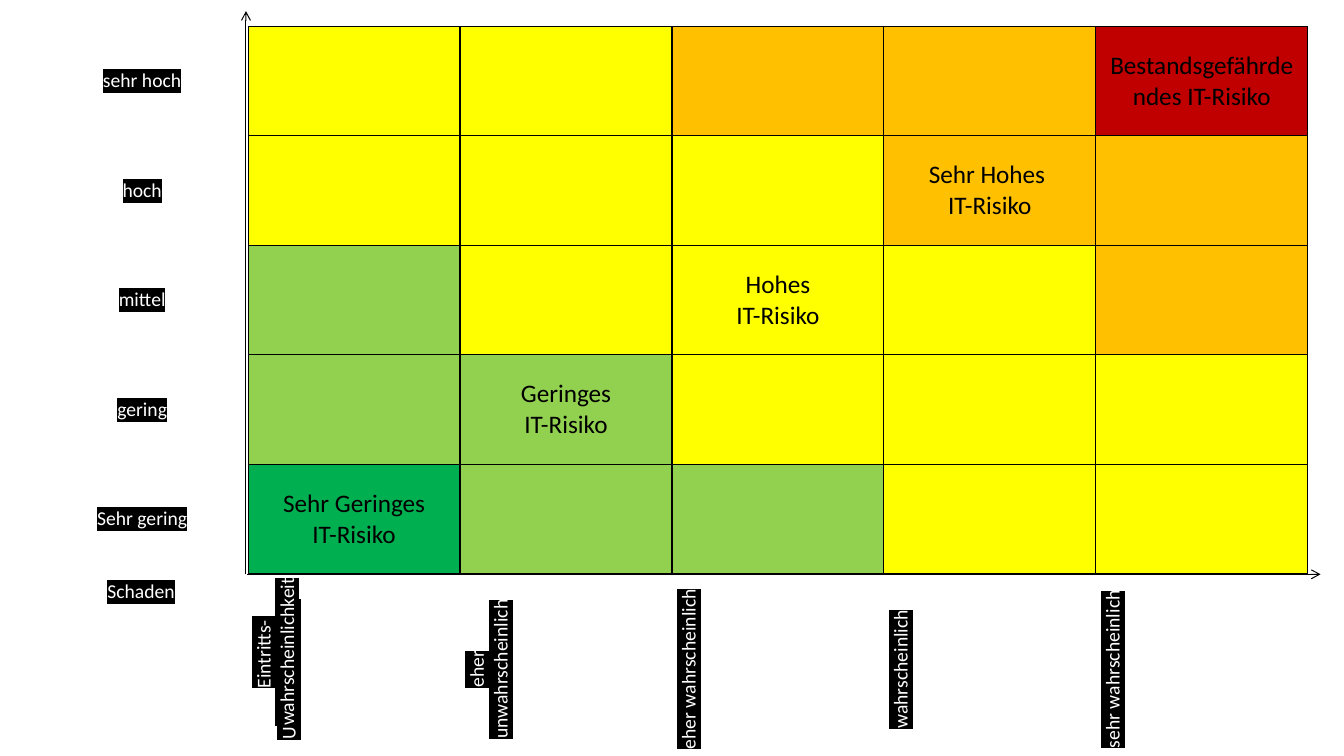
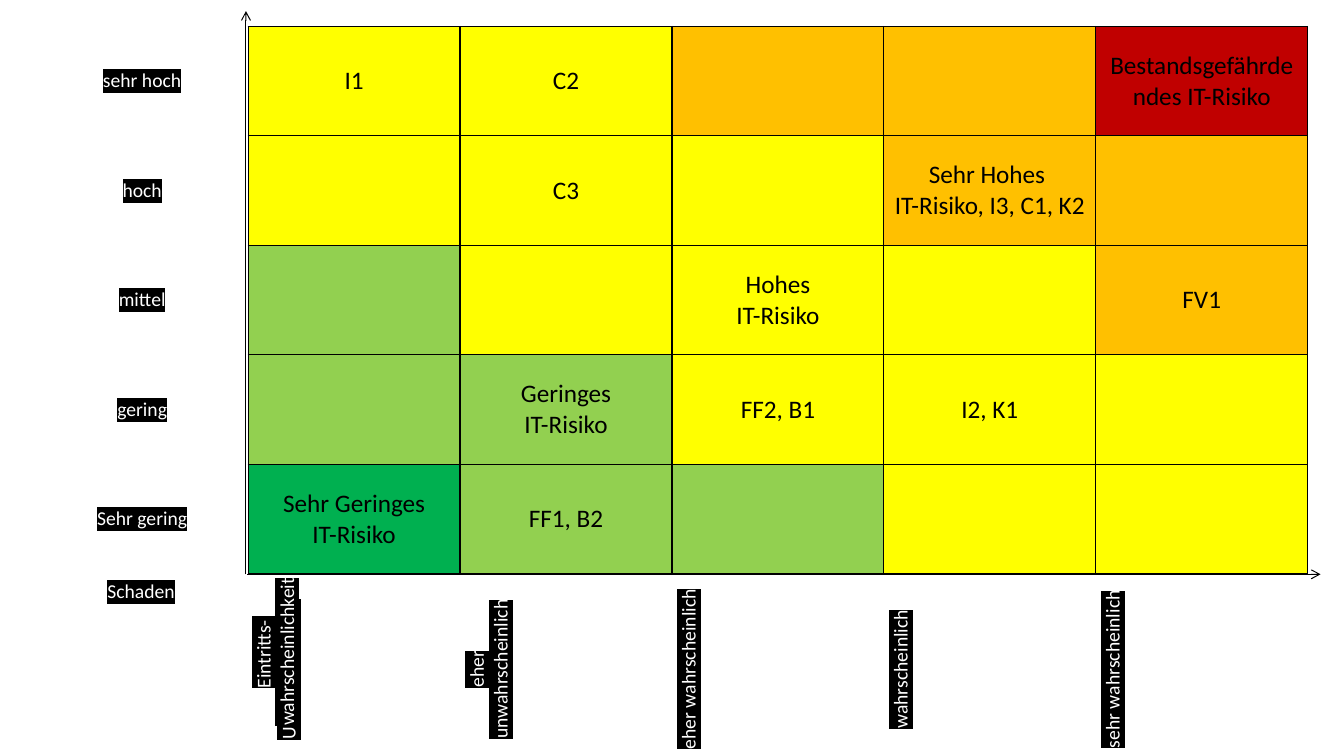
Before and after one commit to jonaswolf/IoTPflanze, a slide deck: slide 1 of 50_Risiken/Risiken.pptx. Drawn at 1344x756 pixels with LibreOffice and Linux fonts; fonts in the diff are those of the drawing. Boxes give left, top, right and bottom in pixels: in the first picture for what was removed or moved away, otherwise in the second. Text is boxed around its words. In the diff, an @@ line names an element or a change of style, - is before the commit and + after.

```diff
--- a/50_Risiken/Risiken.pptx
+++ b/50_Risiken/Risiken.pptx
@@ table at bbox=[36, 26, 1307, 752] @@
-row 1, column 2: 
+row 1, column 2: I1
-row 1, column 3: 
+row 1, column 3: C2
-row 2, column 3: 
+row 2, column 3: C3
-row 2, column 5: Sehr Hohes IT-Risiko
+row 2, column 5: Sehr Hohes IT-Risiko, I3, C1, K2
-row 3, column 6: 
+row 3, column 6: FV1
-row 4, column 4: 
+row 4, column 4: FF2, B1
-row 4, column 5: 
+row 4, column 5: I2, K1
-row 5, column 3: 
+row 5, column 3: FF1, B2
```
Also in this commit, not shown: 27 other files.
